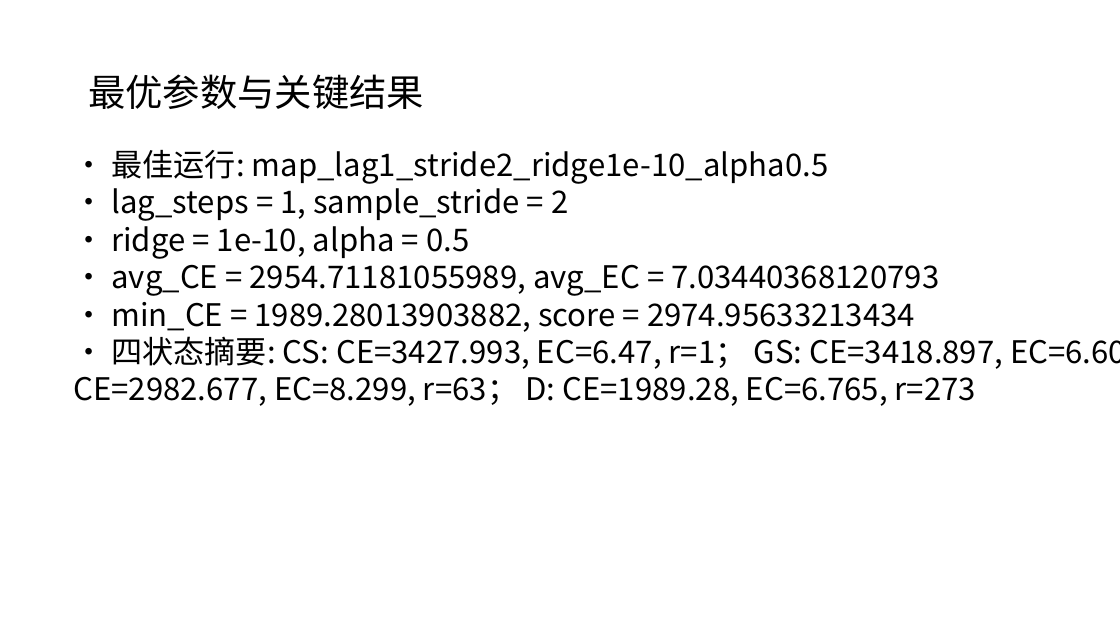
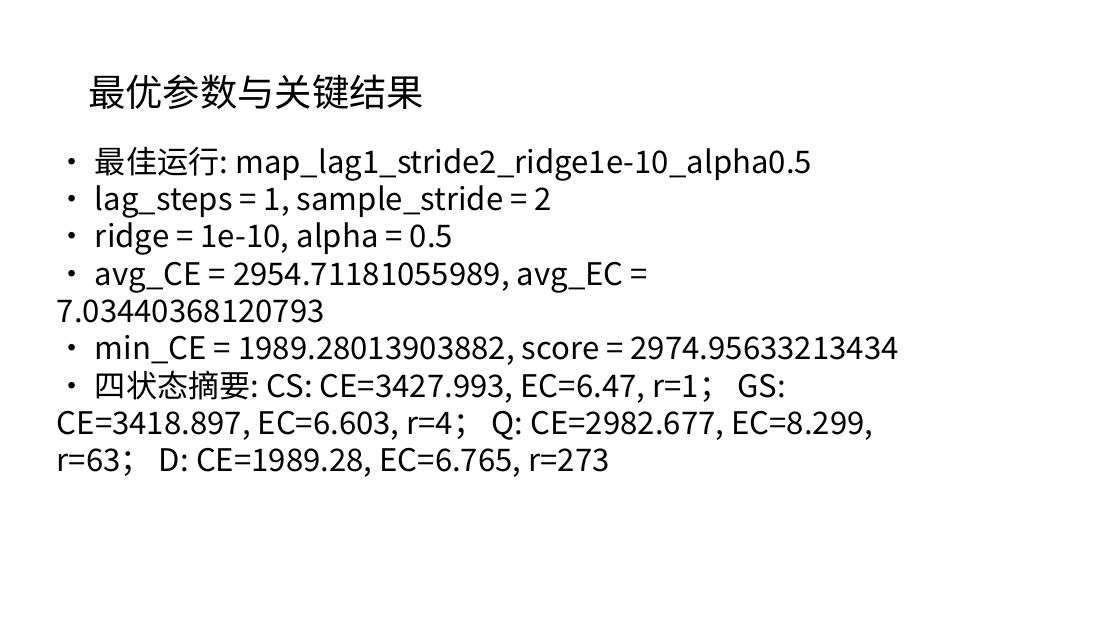
Before and after one commit to Matthew-ymz/pykoop, a slide deck: slide 3 of exp/discrete_maps/map_tuning_report.pptx. Drawn at 1120x630 pixels with LibreOffice and Linux fonts; fonts in the diff are those of the drawing. Boxes give left, top, right and bottom in pixels: in the first picture for what was removed or moved away, otherwise in the second. Text is boxed around its words. In the diff, an @@ line names an element or a change of style, - is before the commit and + after.

```diff
--- a/exp/discrete_maps/map_tuning_report.pptx
+++ b/exp/discrete_maps/map_tuning_report.pptx
@@ text "• 最佳运行: map_lag1_stride2_ridge1e-10_alpha0.5" rewrapped from bbox=[73, 150, 1120, 406] to bbox=[57, 147, 899, 477] @@
```
Also in this commit, not shown: 2 other slides changed, 9 other files.
